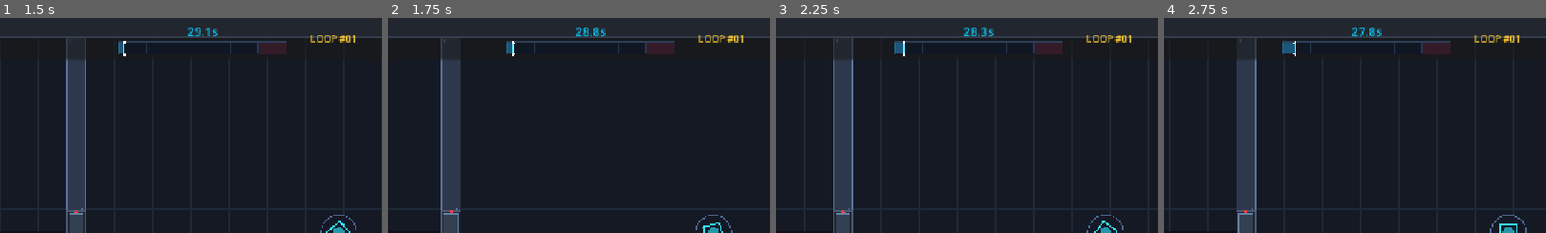
Above: before the commit, frames 1-4 (left to right).
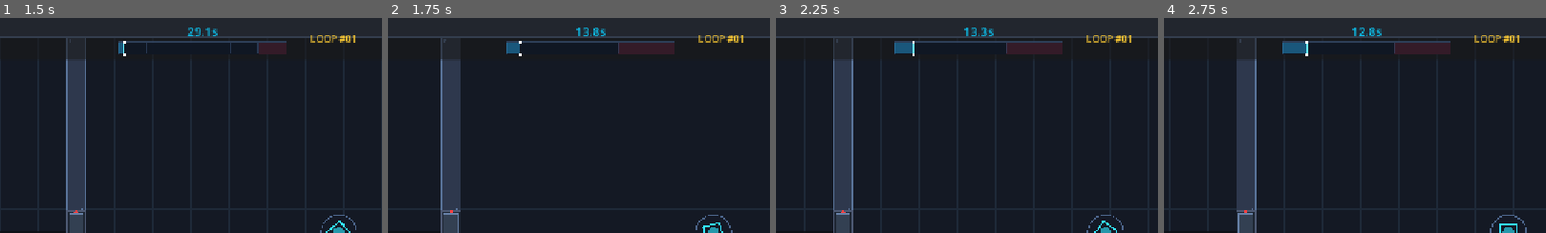
Above: after the commit, the same moments.

Repository: Ghostofzenin08/Echo_of_Dread
Game: Godot game, scene res://scenes/ui/main_menu.tscn
Same seed, same stepped clock (60 frames per second), same inputs: the game is played once before the commit and once after it.
Inputs (mouse positions are % of the whole screen's width and height, from its top left):
- Up to frame 1 (1.5 s): click "START EXPERIMENT" at 0.5 s; tap Enter (ui_accept) at 1.25 s; move the mouse to (72, 45) at 1.27 s; hold D (move_right) from 1.28 s (still down); hold E (interact) from 1.28 s (still down); click (72, 45) at 1.42 s
- Up to frame 2 (1.75 s): keep holding D (move_right); keep holding E (interact); tap Enter (ui_accept) at 1.52 s; tap T at 1.55 s
- Up to frame 3 (2.25 s): release D (move_right) at 2 s; release E (interact) at 2 s; drag from (30, 55) to (15, 72) at 2.02 s
- Up to frame 4 (2.75 s): no input
The pictures show only the part of the screen within x 39-89%, y 0-50%; the shares and areas given below are measured in that part.

Frame 1 is identical in both runs. In frame 2, 0.6% of the frame differs, in the area x 32-68%, y 4-18%; in frame 3, 0.6%; in frame 4, 0.7%, in the area x 33-68%, y 4-18%.

Commit message:
Support 15 second loop pacing in early chambers

Diff:
--- a/scripts/entities/loop_manager.gd
+++ b/scripts/entities/loop_manager.gd
@@ -7,6 +7,7 @@
 signal echo_count_changed(count: int)
 signal timeline_tracks_updated(tracks: Array)
 signal rewind_blocked(reason: String)
+signal loop_duration_changed(new_duration: float)
 
 @export var level_number: int = 1
 @export var loop_duration: float = 30.0
@@ -22,6 +23,7 @@
 var player: Player = null
 var spawn_position: Vector2 = Vector2.ZERO
 var is_active: bool = true
+var _t_key_pressed: bool = false
 
 var echoes_container: Node2D = null
 
@@ -37,13 +39,14 @@
 func initialize(target_player: Player, initial_spawn: Vector2) -> void:
 	player = target_player
 	spawn_position = initial_spawn
-	if player.has_method("reset_state"):
-		player.reset_state(spawn_position)
-	else:
-		player.global_position = spawn_position
-
-	if not player.interaction_performed.is_connected(_on_player_interaction):
-		player.interaction_performed.connect(_on_player_interaction)
+	if player:
+		if player.has_method("reset_state"):
+			player.reset_state(spawn_position)
+		else:
+			player.global_position = spawn_position
+
+		if not player.interaction_performed.is_connected(_on_player_interaction):
+			player.interaction_performed.connect(_on_player_interaction)
 
 	if GameManager:
 		if not GameManager.loop_reset_requested.is_connected(_on_manual_reset_requested):
@@ -56,10 +59,17 @@
 	past_recordings.clear()
 	_clear_echo_nodes()
 
+	# Apply early chamber fast loop duration (Chambers 1-5 only)
+	if level_number >= 1 and level_number <= 5 and SaveManager and SaveManager.is_fast_early_loops():
+		loop_duration = 15.0
+	else:
+		loop_duration = 30.0
+
 	_reset_world_entities()
 
 	current_recorder = ActionRecorder.new()
-	current_recorder.start_recording(player.global_position)
+	var start_pos: Vector2 = player.global_position if player else spawn_position
+	current_recorder.start_recording(start_pos)
 	is_active = true
 	time_updated.emit(0.0, loop_duration)
 	echo_count_changed.emit(0)
@@ -82,6 +92,25 @@
 		return false
 	return true
 
+func set_loop_duration(new_duration: float) -> void:
+	if level_number >= 1 and level_number <= 5:
+		loop_duration = clampf(new_duration, 15.0, 30.0)
+	else:
+		loop_duration = 30.0
+	time_updated.emit(current_loop_time, loop_duration)
+	loop_duration_changed.emit(loop_duration)
+	if current_loop_time >= loop_duration:
+		reset_loop()
+
+func toggle_early_loop_duration() -> float:
+	if level_number < 1 or level_number > 5:
+		return 30.0
+	var new_target: float = 15.0 if is_equal_approx(loop_duration, 30.0) else 30.0
+	set_loop_duration(new_target)
+	if SaveManager:
+		SaveManager.set_fast_early_loops(is_equal_approx(new_target, 15.0))
+	return loop_duration
+
 func _on_manual_reset_requested() -> void:
 	if is_manual_rewind_unlocked():
 		reset_loop()
@@ -101,6 +130,15 @@
 	if Input.is_action_just_pressed("clear_echoes"):
 		clear_all_echoes()
 		return
+
+	# Hotkey [T] for early chamber fast loop duration (Chambers 1-5 only)
+	if level_number >= 1 and level_number <= 5:
+		if Input.is_key_pressed(KEY_T) and not _t_key_pressed:
+			_t_key_pressed = true
+			SoundManager.play_sfx("click")
+			toggle_early_loop_duration()
+		elif not Input.is_key_pressed(KEY_T):
+			_t_key_pressed = false
 
 	current_loop_time += delta
 	time_updated.emit(current_loop_time, loop_duration)
